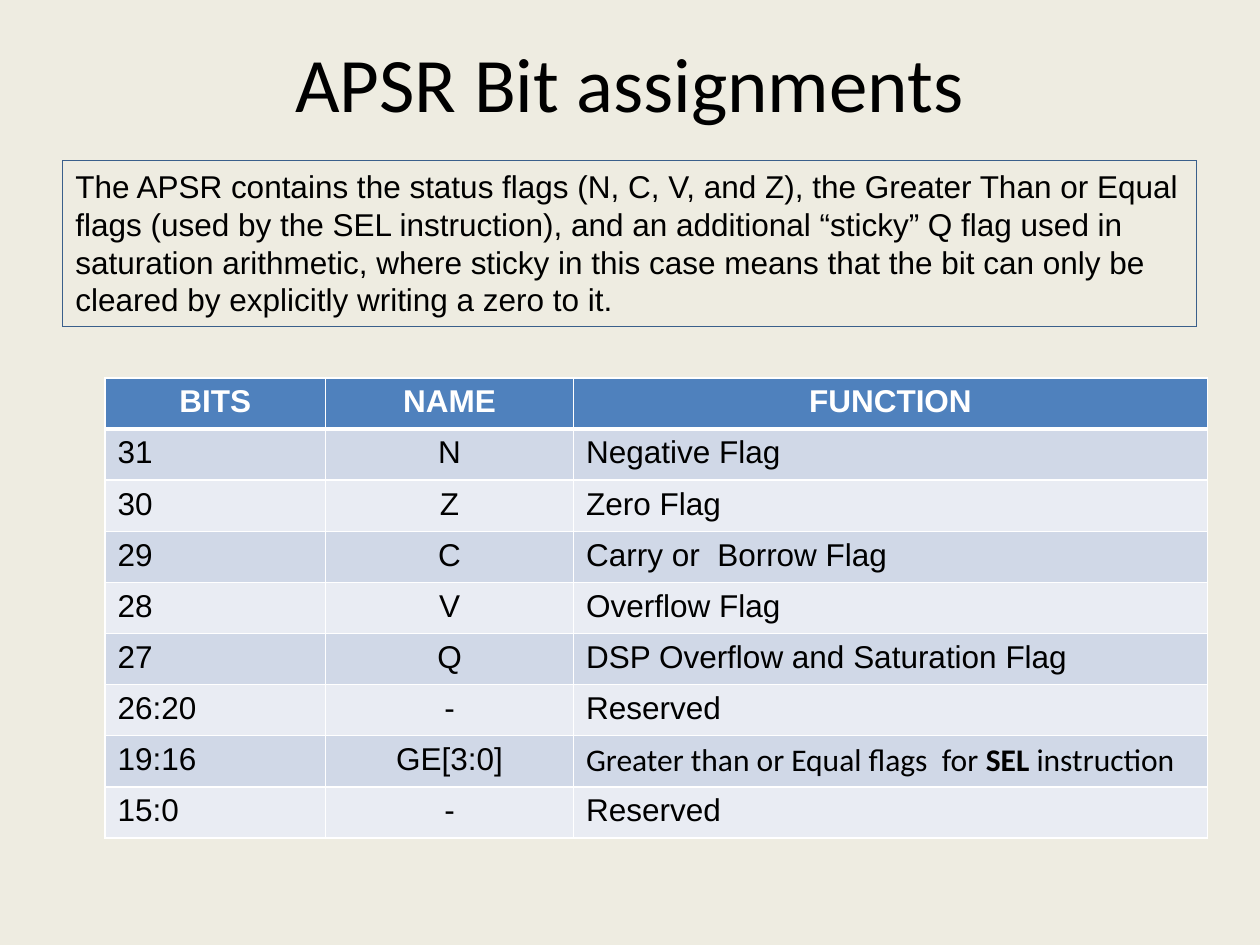
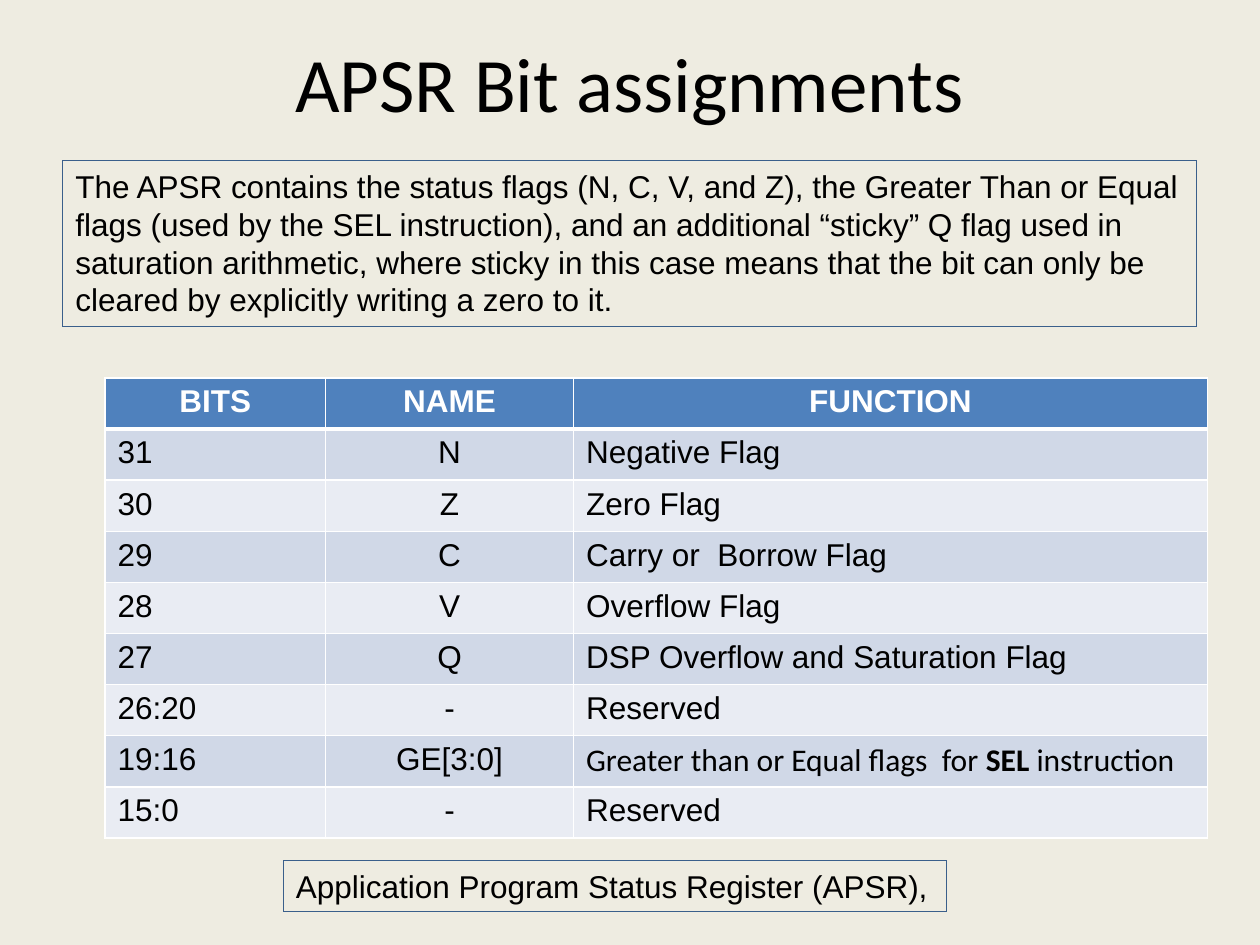
Before and after one commit to girishsukukumar/ARM-Architecture, a slide deck: slide 13 of Module-4.pptx. Drawn at 1260x945 pixels with LibreOffice and Linux fonts; fonts in the diff are those of the drawing. Boxes give left, top, right and bottom in pixels: in the first picture for what was removed or moved away, otherwise in the second. Text is boxed around its words. In the diff, an @@ line names an element or a change of style, - is before the commit and + after.

```diff
--- a/Module-4.pptx
+++ b/Module-4.pptx
@@ rectangle added at [284, 861, 946, 911], outline #3A5F8C 0.75 pt, 18 pt, text #000000 @@
+Application Program Status Register (APSR),
```
Also in this commit, not shown: 5 other slides changed, 8 slides added, 25 slides removed.
